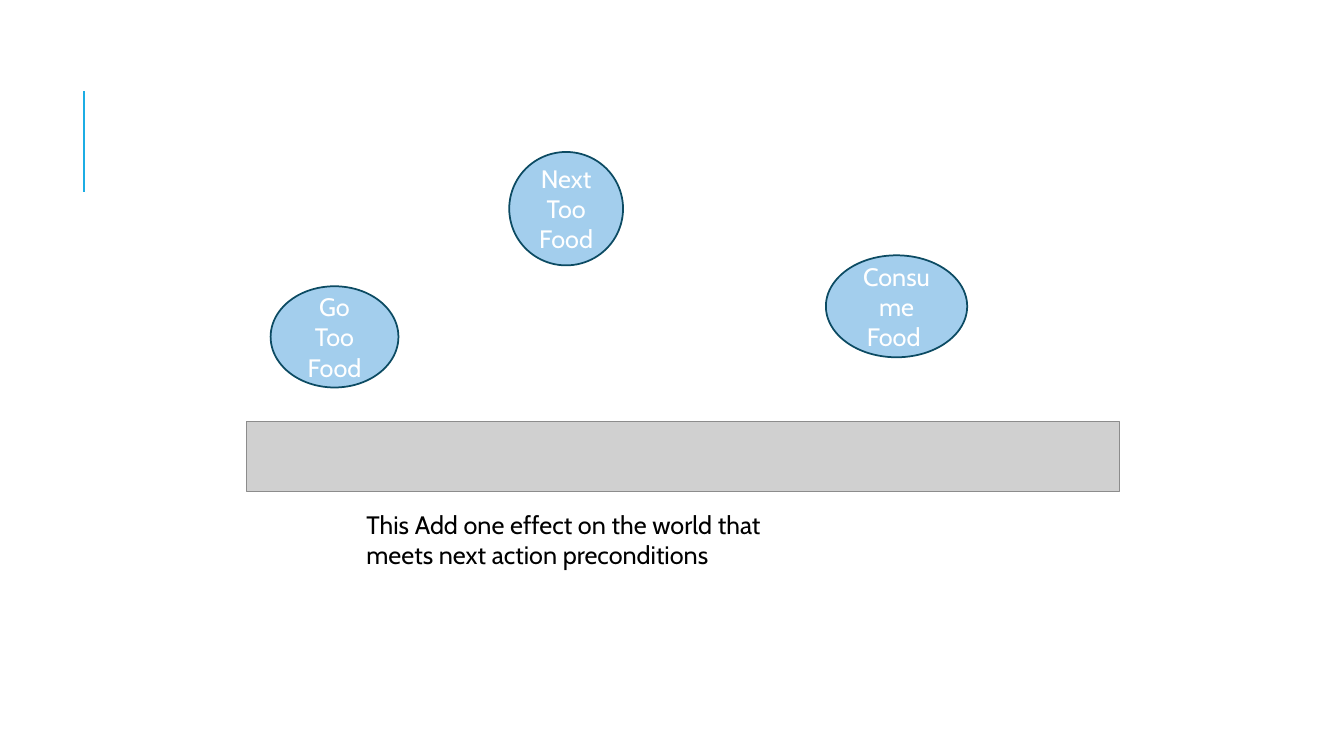
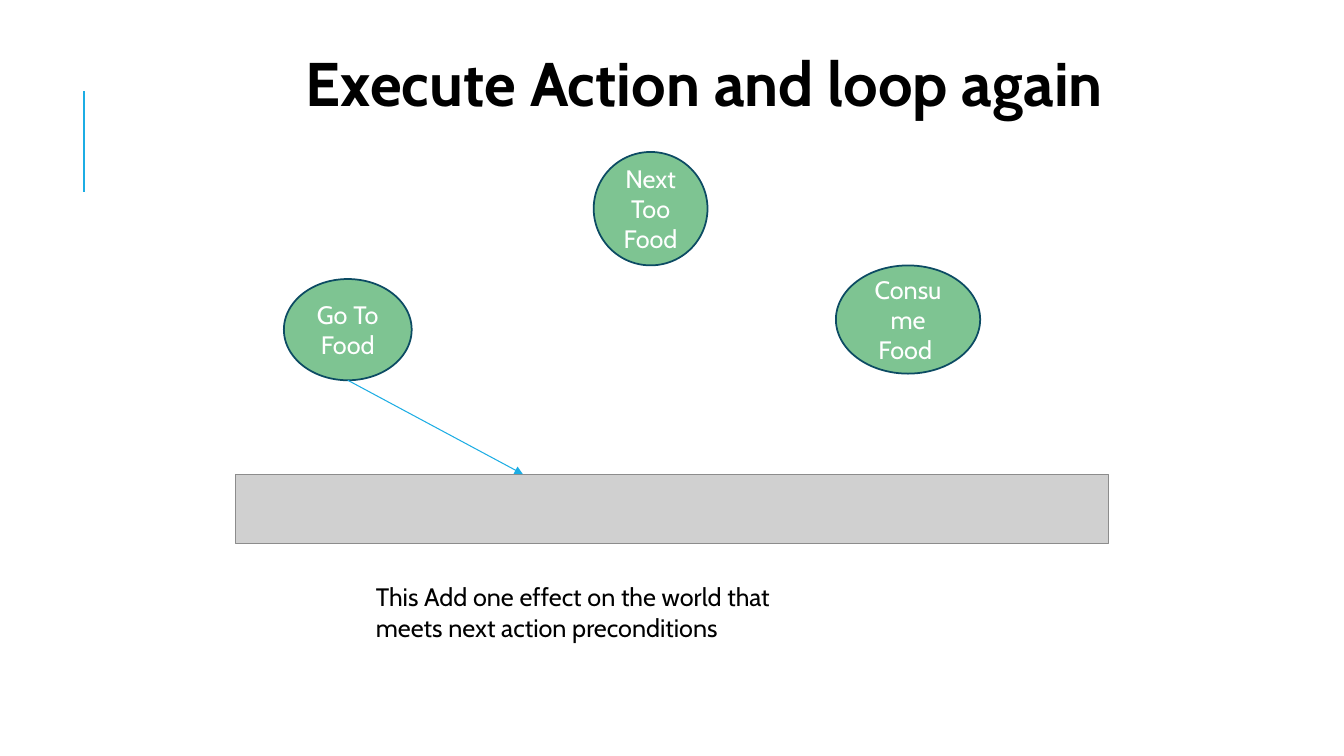
Before and after one commit to miguecrea/GOAP_RETAKE_PART_2, a slide deck: slide 26 of GPP_ZombieAI_Lozano_Miguel_2DAE10.pptx (slide 28 before the commit). Drawn at 1344x756 pixels with LibreOffice and Linux fonts; fonts in the diff are those of the drawing; grey boxes stand for pictures. Boxes give left, top, right and bottom in pixels: in the first picture for what was removed or moved away, otherwise in the second. Text is boxed around its words. In the diff, an @@ line names an element or a change of style, - is before the commit and + after.

```diff
--- a/GPP_ZombieAI_Lozano_Miguel_2DAE10.pptx
+++ b/GPP_ZombieAI_Lozano_Miguel_2DAE10.pptx
@@ text added at (x1=306, y1=59, x2=1103, y2=120), 44 pt, text #000000, bold @@
+Execute Action and loop again
@@ ellipse "Next Too Food" moved from (x1=509, y1=152, x2=623, y2=266) to (x1=594, y1=152, x2=708, y2=266) @@
@@ ellipse "Consume Food" resized from (x1=826, y1=255, x2=967, y2=357) to (x1=836, y1=265, x2=980, y2=373) @@
@@ fill #A3CEED to #7EC492 in 3 elements at (x1=836, y1=265, x2=980, y2=373), (x1=594, y1=152, x2=708, y2=266), (x1=284, y1=279, x2=412, y2=380) @@
@@ ellipse "Go To Food" moved from (x1=270, y1=286, x2=398, y2=387) to (x1=284, y1=279, x2=412, y2=380) @@
@@ text in ellipse at (x1=317, y1=306, x2=378, y2=354): text changed @@
-Go Too Food
+Go To Food
@@ arrow added from (348, 380) to (523, 474), #1CADE4 0.75 pt @@
@@ picture moved from (x1=246, y1=422, x2=1120, y2=492) to (x1=235, y1=474, x2=1109, y2=543) @@
@@ text "This Add one effect on ..." moved from (x1=366, y1=515, x2=760, y2=570) to (x1=376, y1=587, x2=769, y2=643) @@
```
Also in this commit, not shown: 9 other slides changed, 3 slides added, 4 slides removed, 2 other files.
